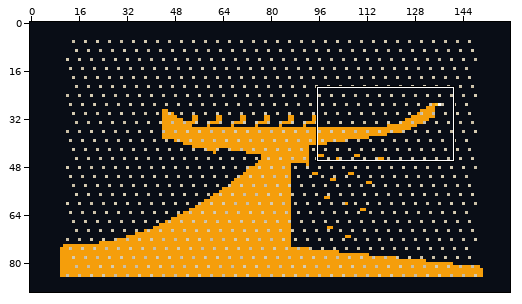
A pixel-art file gets an edit: assets/sprites/splash_cinematica/splash_frame08_freeze_shift.aseprite. The picture above shows the old version from afar; the outline marks the close-up.
Close-up. The starting point:
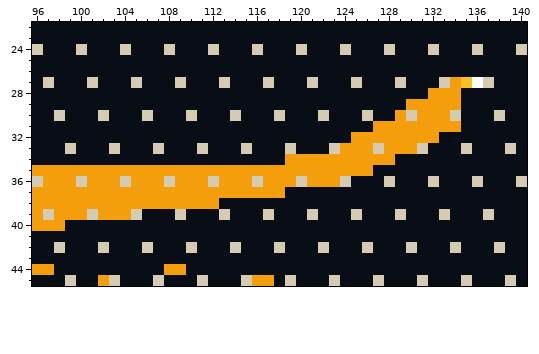
160x90 pixels, 1 frame. Shown: x 96..140, y 22..45. The commit also changed other parts of the picture, which this record leaves out.
The result:
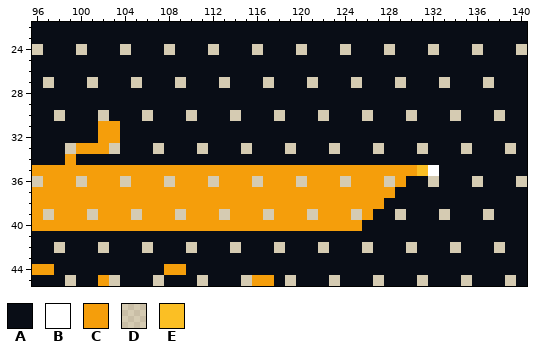
Palette (. is transparent): A #090d16  B #ffffff  C #f59e0b  D #fbbf242d  E #fbbf24
What changed:
Colour A replaces colour B in row 27 at x 136.
Colour A replaces colour C in row 27 at x 134; in row 28 at x 132 to 134; in row 29 at x 130 to 134; in row 30 at x 129 and 131 to 133; in row 31 at x 127 to 134; in row 32 at x 125 to 132.
Colour A replaces colour C in row 33 at x 124 to 126 and 128 to 130; in row 34 at x 119 to 128.
Colour A replaces colour E in row 27 at x 135.
Colour B replaces colour A in row 35 at x 132.
Colour C replaces colour A in rows 31 to 32 at x 102 to 103; in row 33 at x 100 to 102; in row 34 at x 99; in row 35 at x 127 to 130; in row 36 at x 125 to 127 and 129; in row 37 at x 119 to 128.
Colour C replaces colour A in row 38 at x 113 to 127; in row 39 at x 106 to 108, 110 to 112, 114 to 116, 118 to 120, 122 to 124 and 126; in row 40 at x 99 to 125.
Colour E replaces colour A in row 35 at x 131.
Changed places in both close-ups, as pixel boxes (x1, y1, x2, y2):
changed: (65, 77, 483, 231)
